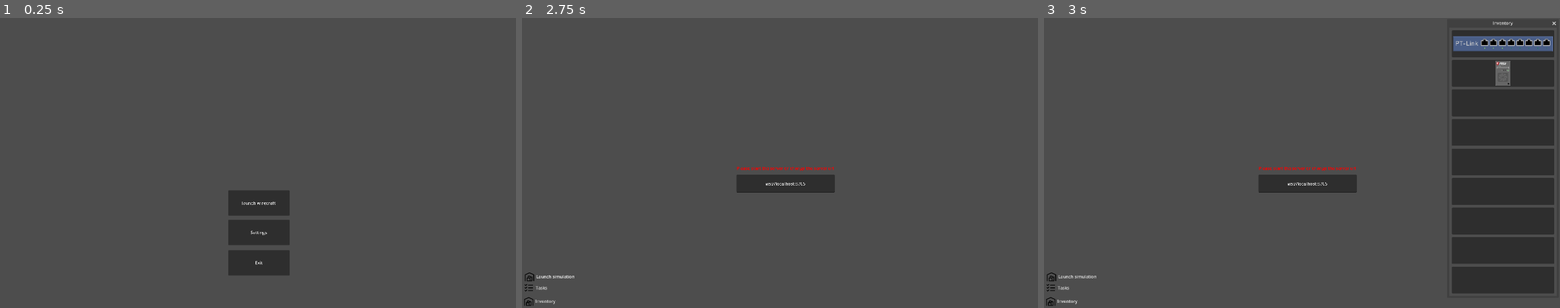
Above: before the commit, frames 1-3 (left to right).
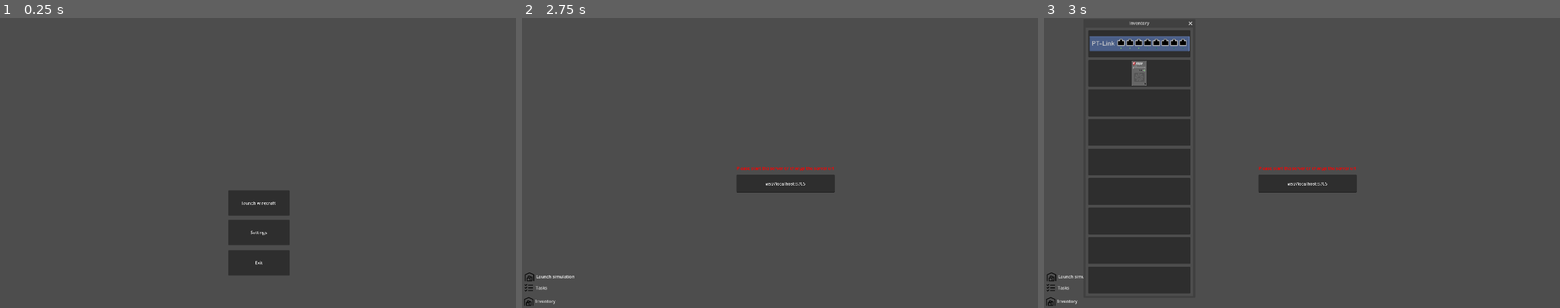
Above: after the commit, the same moments.

Repository: wirecraft-team/wirecraft
Game: Godot game, scene res://scenes/Menu.tscn
Same seed, same stepped clock (60 frames per second), same inputs: the game is played once before the commit and once after it.
Inputs:
- Up to frame 1 (0.25 s): no input
- Up to frame 2 (2.75 s): click "launch wirecraft" at 0.5 s; click "Launch simulation" at 1.25 s; click "Launch simulation" at 2 s
- Up to frame 3 (3 s): click "Inventory" at 2.75 s

Frames 1-2 are identical in both runs. In frame 3, 33% of the frame differs, in the area x 7-100%, y 1-95%.

Commit message:
fix: update game after connnect

Diff:
--- a/godot/scenes/Game.tscn
+++ b/godot/scenes/Game.tscn
@@ -50,7 +50,7 @@
 
 [node name="InventoryWindow" type="Window" parent="CanvasLayer"]
 title = "Inventory"
-position = Vector2i(1508, 36)
+position = Vector2i(155, 36)
 size = Vector2i(400, 1000)
 unresizable = true
 always_on_top = true
--- a/godot/scripts/ws.gd
+++ b/godot/scripts/ws.gd
@@ -157,3 +157,5 @@
 func _on_server_url_text_submitted(new_text: String) -> void:
 	websocket_url = new_text
 	connect_to_server()
+	await get_tree().create_timer(0.25).timeout
+	update_game()
Not shown: 1 places in godot/scenes/Game.tscn that only renumber resources
